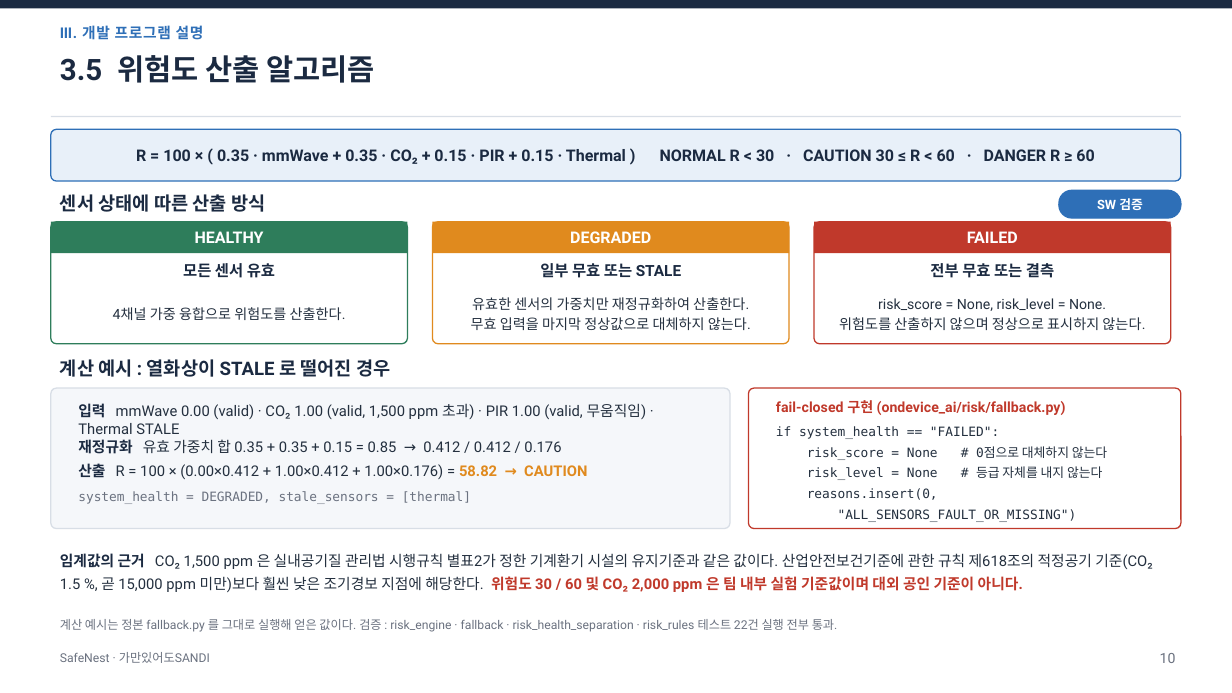
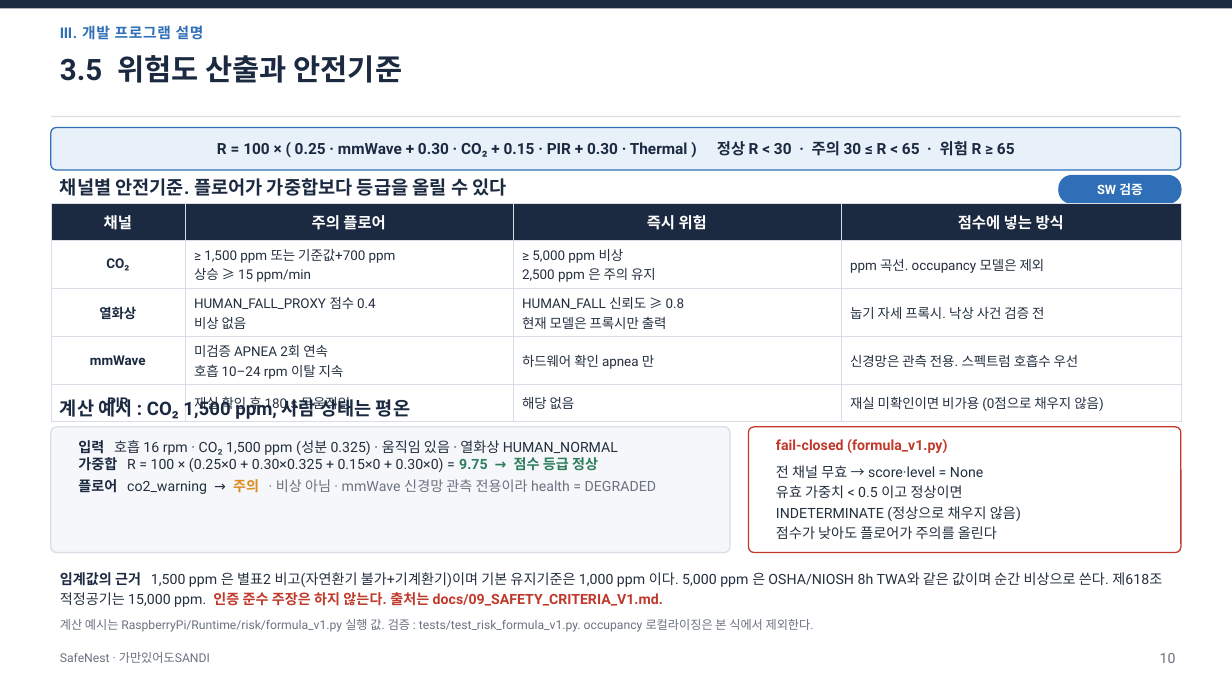
Before and after one commit to jinsu1011/safenest-embedded-competition, a slide deck: slide 11 of final-report/2026ESWContest_자유공모_가만있어도SANDI_개발완료보고서.pptx. Drawn at 1232x693 pixels with LibreOffice and Linux fonts; fonts in the diff are those of the drawing. Boxes give left, top, right and bottom in pixels: in the first picture for what was removed or moved away, otherwise in the second. Text is boxed around its words. In the diff, an @@ line names an element or a change of style, - is before the commit and + after.

```diff
--- a/final-report/2026ESWContest_자유공모_가만있어도SANDI_개발완료보고서.pptx
+++ b/final-report/2026ESWContest_자유공모_가만있어도SANDI_개발완료보고서.pptx
@@ text at box(60, 55, 403, 83): text changed @@
-3.5 위험도 산출 알고리즘
+3.5 위험도 산출과 안전기준
@@ rounded rectangle: place and size @@
-rounded rectangle at box(51, 129, 1181, 181)
+rounded rectangle at box(51, 128, 1181, 170)
@@ text at box(217, 141, 1015, 157): text changed; size 12.5 to 12 pt @@
-R = 100 × ( 0.35 · mmWave + 0.35 · CO₂ + 0.15 · PIR + 0.15 · Thermal ) NORMAL R < 30 · CAUTION 30 ≤ R < 60 · DANGER R ≥ 60
+R = 100 × ( 0.25 · mmWave + 0.30 · CO₂ + 0.15 · PIR + 0.30 · Thermal ) 정상 R < 30 · 주의 30 ≤ R < 65 · 위험 R ≥ 65
@@ text added at box(60, 178, 507, 196), 14.5 pt, text #1B2A41, bold @@
+채널별 안전기준. 플로어가 가중합보다 등급을 올릴 수 있다
@@ text "SW 검증": place and size @@
-text "SW 검증" at box(1097, 198, 1143, 210)
+text "SW 검증" at box(1097, 183, 1143, 195)
@@ rounded rectangle: place and size @@
-rounded rectangle at box(1059, 190, 1181, 218)
+rounded rectangle at box(1059, 176, 1181, 203)
@@ table added at box(51, 203, 1181, 417), 5 rows, 4 columns @@
+채널 | 주의 플로어 | 즉시 위험 | 점수에 넣는 방식
+CO₂ | ≥ 1,500 ppm 또는 기준값+700 ppm / 상승 ≥ 15 ppm/min | ≥ 5,000 ppm 비상 / 2,500 ppm 은 주의 유지 | ppm 곡선. occupancy 모델은 제외
+열화상 | HUMAN_FALL_PROXY 점수 0.4 / 비상 없음 | HUMAN_FALL 신뢰도 ≥ 0.8 / 현재 모델은 프록시만 출력 | 눕기 자세 프록시. 낙상 사건 검증 전
+mmWave | 미검증 APNEA 2회 연속 / 호흡 10–24 rpm 이탈 지속 | 하드웨어 확인 apnea 만 | 신경망은 관측 전용. 스펙트럼 호흡수 우선
+PIR | 재실 확인 후 180 s 무움직임 | 해당 없음 | 재실 미확인이면 비가용 (0점으로 채우지 않음)
@@ text removed at box(60, 194, 265, 212) @@
-센서 상태에 따른 산출 방식
@@ rounded rectangle removed at box(51, 222, 408, 344) @@
@@ rectangle removed at box(51, 222, 408, 253) @@
@@ text removed at box(195, 231, 264, 243) @@
-HEALTHY
@@ rounded rectangle removed at box(433, 222, 789, 344) @@
@@ rectangle removed at box(433, 222, 789, 253) @@
@@ text removed at box(570, 231, 651, 243) @@
-DEGRADED
@@ rounded rectangle removed at box(814, 222, 1171, 344) @@
@@ rectangle removed at box(814, 222, 1171, 253) @@
@@ text removed at box(967, 231, 1018, 243) @@
-FAILED
@@ text removed at box(183, 263, 275, 278) @@
-모든 센서 유효
@@ text removed at box(540, 263, 681, 278) @@
-일부 무효 또는 STALE
@@ text removed at box(930, 263, 1054, 278) @@
-전부 무효 또는 결측
@@ text removed at box(471, 297, 751, 330) @@
-유효한 센서의 가중치만 재정규화하여 산출한다.
-무효 입력을 마지막 정상값으로 대체하지 않는다.
@@ text removed at box(839, 298, 1145, 330) @@
-risk_score = None, risk_level = None.
-위험도를 산출하지 않으며 정상으로 표시하지 않는다.
@@ text removed at box(113, 307, 346, 320) @@
-4채널 가중 융합으로 위험도를 산출한다.
@@ text at box(60, 397, 410, 419): text changed @@
-계산 예시 : 열화상이 STALE 로 떨어진 경우
+계산 예시 : CO₂ 1,500 ppm, 사람 상태는 평온
@@ rounded rectangle: place and size @@
-rounded rectangle at box(51, 388, 730, 529)
+rounded rectangle at box(51, 427, 730, 553)
@@ text at box(78, 440, 656, 494): text changed; size 11.5 to 11 pt @@
-입력 mmWave 0.00 (valid) · CO₂ 1.00 (valid, 1,500 ppm 초과) · PIR 1.00 (valid, 무움직임) · Thermal STALE
-재정규화 유효 가중치 합 0.35 + 0.35 + 0.15 = 0.85 → 0.412 / 0.412 / 0.176
-산출 R = 100 × (0.00×0.412 + 1.00×0.412 + 1.00×0.176) = 58.82 → CAUTION
-system_health = DEGRADED, stale_sensors = [thermal]
+입력 호흡 16 rpm · CO₂ 1,500 ppm (성분 0.325) · 움직임 있음 · 열화상 HUMAN_NORMAL
+가중합 R = 100 × (0.25×0 + 0.30×0.325 + 0.15×0 + 0.30×0) = 9.75 → 점수 등급 정상
+플로어 co2_warning → 주의 · 비상 아님 · mmWave 신경망 관측 전용이라 health = DEGRADED
@@ proportions changed in 3 elements at box(51, 128, 1181, 170), box(51, 427, 730, 553), box(749, 427, 1181, 553) @@
@@ rounded rectangle: place and size @@
-rounded rectangle at box(749, 388, 1181, 529)
+rounded rectangle at box(749, 427, 1181, 553)
@@ text at box(776, 439, 947, 453): text changed @@
-fail-closed 구현 (ondevice_ai/risk/fallback.py)
+fail-closed (formula_v1.py)
@@ text removed at box(776, 426, 1107, 522) @@
-if system_health == "FAILED":
-risk_score = None # 0점으로 대체하지 않는다
-risk_level = None # 등급 자체를 내지 않는다
-reasons.insert(0,
-"ALL_SENSORS_FAULT_OR_MISSING")
@@ text added at box(776, 465, 1021, 539), 11 pt, text #24303F @@
+전 채널 무효 → score·level = None
+유효 가중치 < 0.5 이고 정상이면
+INDETERMINATE (정상으로 채우지 않음)
+점수가 낮아도 플로어가 주의를 올린다
@@ text at box(60, 572, 1162, 607): text changed; size 11.5 to 11 pt @@
-임계값의 근거 CO₂ 1,500 ppm 은 실내공기질 관리법 시행규칙 별표2가 정한 기계환기 시설의 유지기준과 같은 값이다. 산업안전보건기준에 관한 규칙 제618조의 적정공기 기준(CO₂ 1.5 %, 곧 15,000 ppm 미만)보다 훨씬 낮은 조기경보 지점에 해당한다. 위험도 30 / 60 및 CO₂ 2,000 ppm 은 팀 내부 실험 기준값이며 대외 공인 기준이 아니다.
+임계값의 근거 1,500 ppm 은 별표2 비고(자연환기 불가+기계환기)이며 기본 유지기준은 1,000 ppm 이다. 5,000 ppm 은 OSHA/NIOSH 8h TWA와 같은 값이며 순간 비상으로 쓴다. 제618조 적정공기는 15,000 ppm. 인증 준수 주장은 하지 않는다. 출처는 docs/09_SAFETY_CRITERIA_V1.md.
@@ text at box(60, 619, 814, 632): text changed @@
-계산 예시는 정본 fallback.py 를 그대로 실행해 얻은 값이다. 검증 : risk_engine · fallback · risk_health_separation · risk_rules 테스트 22건 실행 전부 통과.
+계산 예시는 RaspberryPi/Runtime/risk/formula_v1.py 실행 값. 검증 : tests/test_risk_formula_v1.py. occupancy 로컬라이징은 본 식에서 제외한다.
```
Also in this commit, not shown: 4 other slides changed, 16 other files.
